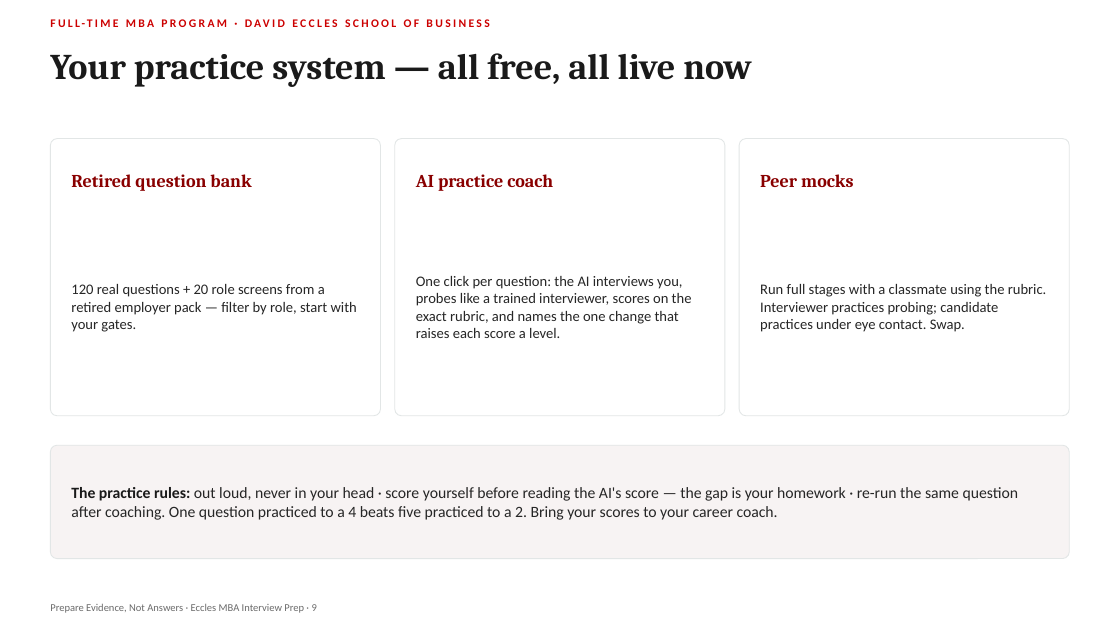
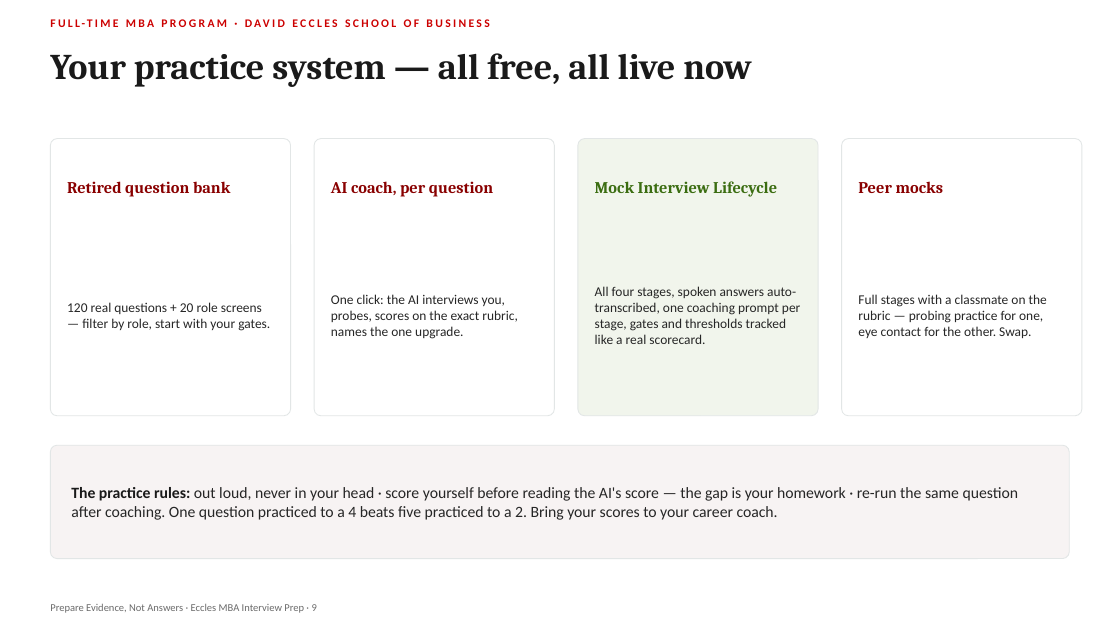
Before and after one commit to coryjburk/competency-interview, a slide deck: slide 9 of Eccles_MBA_Interview_Prep_Student_Overview.pptx. Drawn at 1120x630 pixels with LibreOffice and Linux fonts; fonts in the diff are those of the drawing. Boxes give left, top, right and bottom in pixels: in the first picture for what was removed or moved away, otherwise in the second. Text is boxed around its words. In the diff, an @@ line names an element or a change of style, - is before the commit and + after.

```diff
--- a/Eccles_MBA_Interview_Prep_Student_Overview.pptx
+++ b/Eccles_MBA_Interview_Prep_Student_Overview.pptx
@@ rounded rectangle: place and size @@
-rounded rectangle at [50, 139, 381, 416]
+rounded rectangle at [50, 139, 291, 416]
@@ proportions changed in 3 elements at [50, 139, 291, 416], [842, 139, 1082, 416], [314, 139, 555, 416] @@
@@ rounded rectangle: place and size @@
-rounded rectangle at [395, 139, 725, 416]
+rounded rectangle at [314, 139, 555, 416]
@@ rounded rectangle added at [578, 139, 818, 416], fill #F1F5EC, outline #E2E6E6 0.75 pt @@
@@ rounded rectangle: place and size @@
-rounded rectangle at [739, 139, 1070, 416]
+rounded rectangle at [842, 139, 1082, 416]
@@ text "Retired question bank" at [67, 181, 230, 197]: size 15.5 to 14 pt @@
@@ text "Peer mocks" at [858, 181, 944, 193]: size 15.5 to 14 pt @@
@@ text "Peer mocks": place and size @@
-text "Peer mocks" at [760, 174, 853, 187]
+text "Peer mocks" at [858, 181, 944, 193]
@@ text at [331, 181, 493, 197]: text changed; size 15.5 to 14 pt @@
-AI practice coach
+AI coach, per question
@@ text added at [595, 181, 777, 197], 14 pt, text #3B6D11, bold @@
+Mock Interview Lifecycle
@@ text at [331, 294, 518, 339]: text changed; size 12.5 to 11.5 pt @@
-One click per question: the AI interviews you, probes like a trained interviewer, scores on the exact rubric, and names the one change that raises each score a level.
+One click: the AI interviews you, probes, scores on the exact rubric, names the one upgrade.
@@ text added at [595, 286, 800, 344], 11.5 pt, text #262626 @@
+All four stages, spoken answers auto-transcribed, one coaching prompt per stage, gates and thresholds tracked like a real scorecard.
@@ text at [858, 294, 1047, 338]: text changed; size 12.5 to 11.5 pt @@
-Run full stages with a classmate using the rubric. Interviewer practices probing; candidate practices under eye contact. Swap.
+Full stages with a classmate on the rubric — probing practice for one, eye contact for the other. Swap.
@@ text at [67, 302, 270, 331]: text changed; size 12.5 to 11.5 pt @@
-120 real questions + 20 role screens from a retired employer pack — filter by role, start with your gates.
+120 real questions + 20 role screens — filter by role, start with your gates.
```
Also in this commit, not shown: 1 other slide changed, 5 other files.
